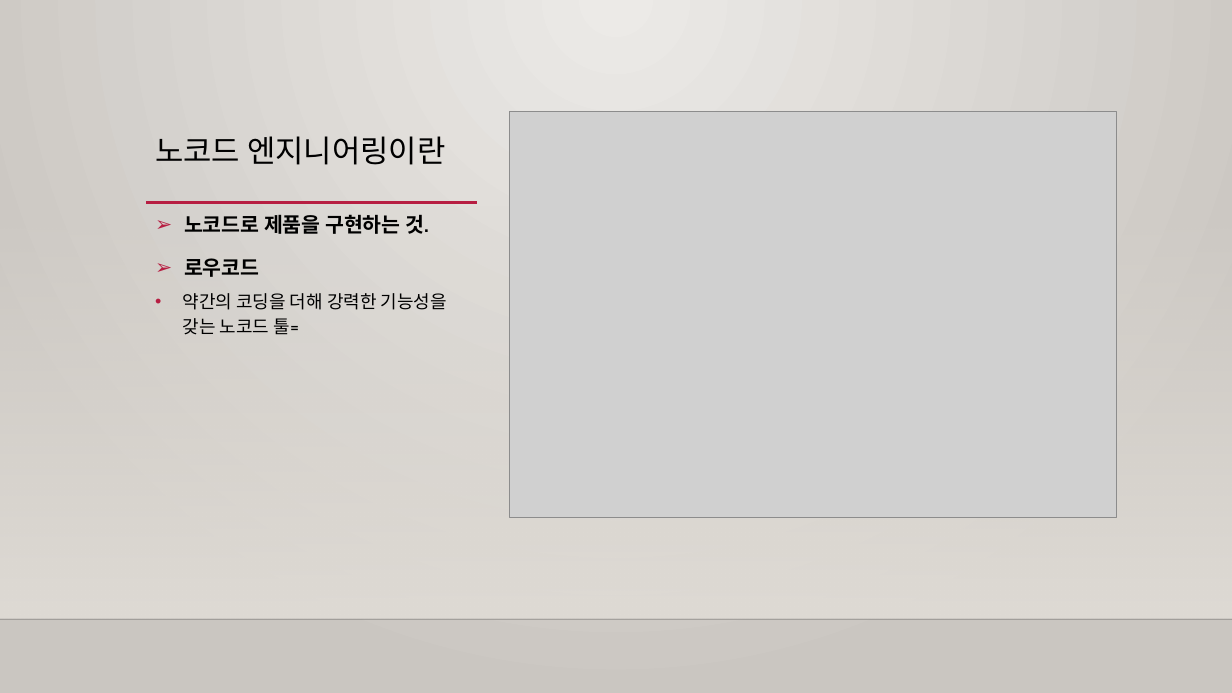
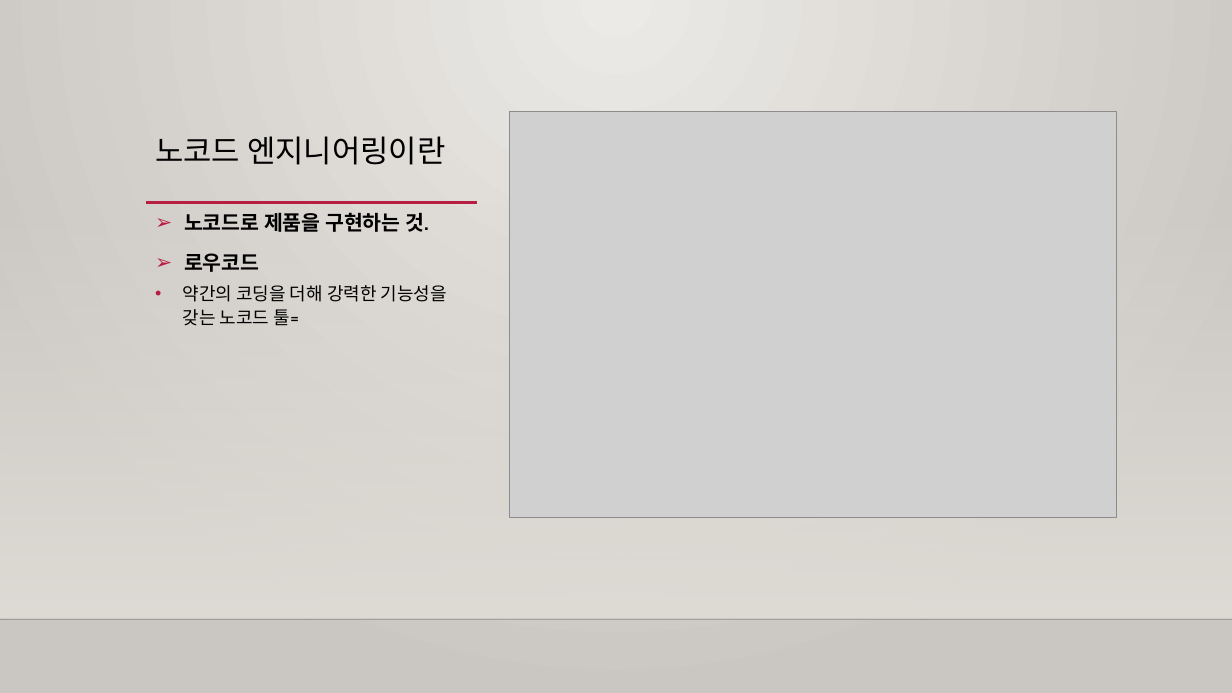
Before and after one commit to m00nlygreat/obsidian-vault, a slide deck: slide 2 of 노코드 엔지니어링/노코드 개론.pptx. Drawn at 1232x693 pixels with LibreOffice and Linux fonts; fonts in the diff are those of the drawing; grey boxes stand for pictures; background and template pictures are left out. Boxes give left, top, right and bottom in pixels: in the first picture for what was removed or moved away, otherwise in the second. Text is boxed around its words. In the diff, an @@ line names an element or a change of style, - is before the commit and + after.

Commit message:
백업 완료: 2023-11-25 03:19:15
Affected files:
노코드 엔지니어링/노코드 개론.md
노코드 엔지니어링/노코드 개론.pptx

```diff
--- a/노코드 엔지니어링/노코드 개론.pptx
+++ b/노코드 엔지니어링/노코드 개론.pptx
@@ text "노코드로 제품을 구현하는 것." at (183,212,447,326): line spacing 1.2 to 1.1 @@
```
Also in this commit, not shown: 13 other slides changed, 1 other file.
